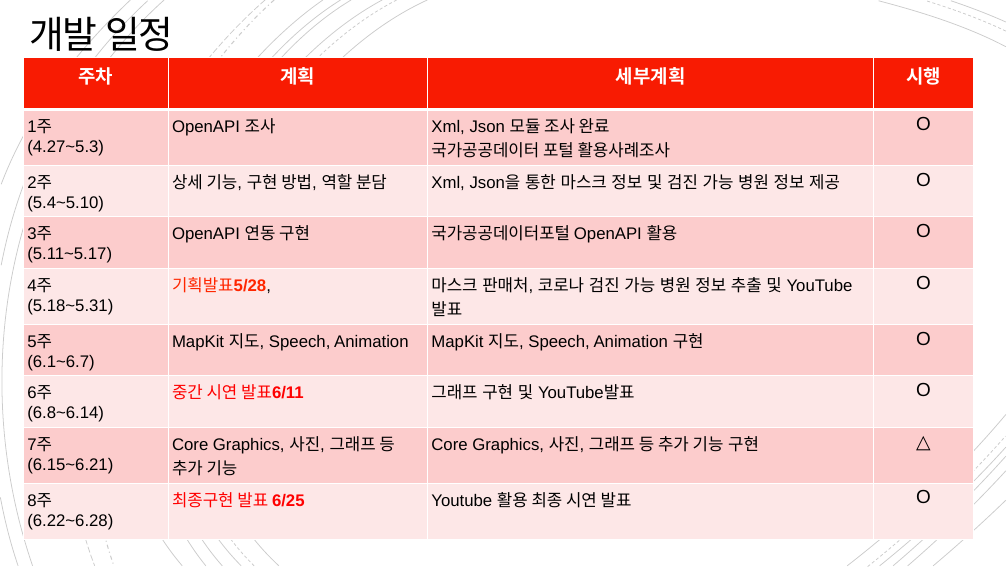
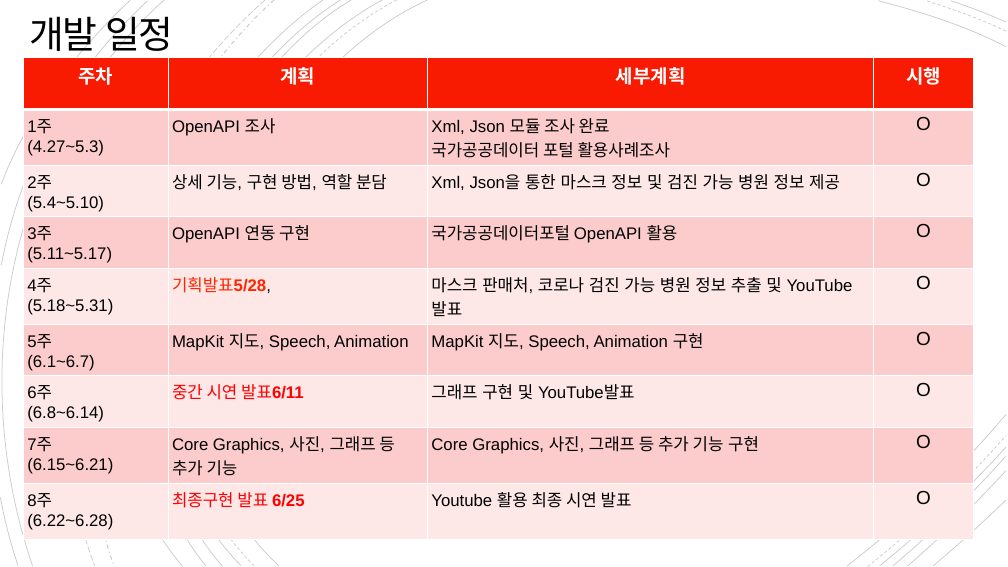
Before and after one commit to LEGO0937/Swift_Project, a slide deck: slide 5 of 스마트폰 게임 프로그래밍 최종발표.pptx. Drawn at 1008x567 pixels with LibreOffice and Linux fonts; fonts in the diff are those of the drawing. Boxes give left, top, right and bottom in pixels: in the first picture for what was removed or moved away, otherwise in the second. Text is boxed around its words. In the diff, an @@ line names an element or a change of style, - is before the commit and + after.

Commit message:
최종 ppt  수정
수정

```diff
--- a/스마트폰 게임 프로그래밍 최종발표.pptx
+++ b/스마트폰 게임 프로그래밍 최종발표.pptx
@@ table at [23,57,973,534] @@
-row 8, column 4: △
+row 8, column 4: O
```
